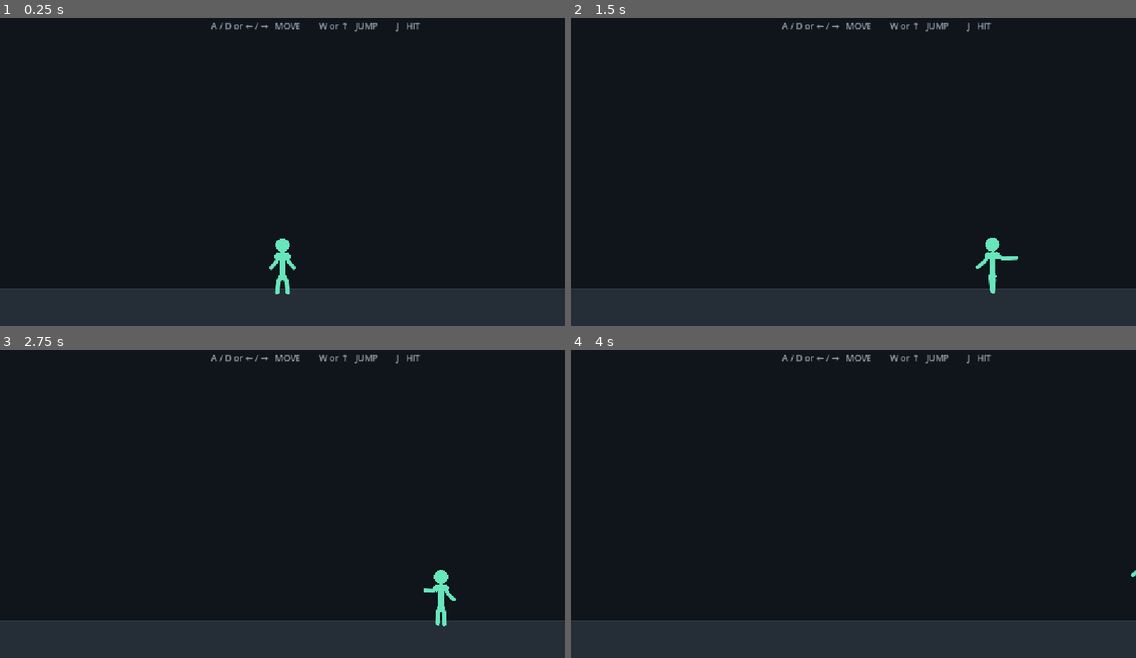
Above: before the commit, frames 1-4 (two rows, left to right).
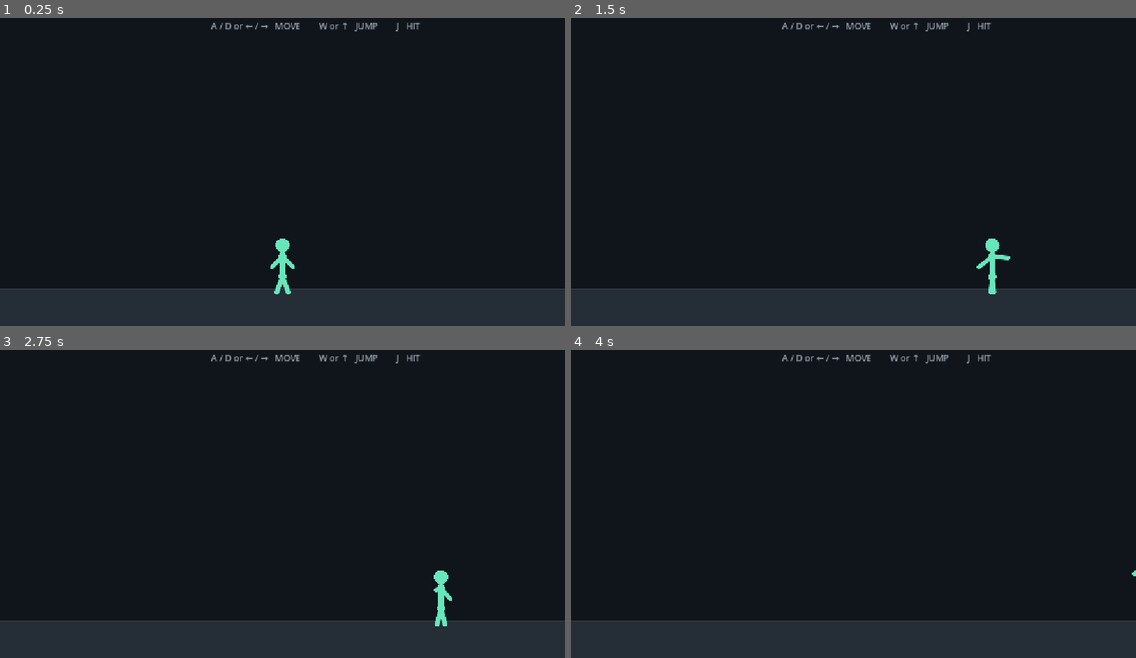
Above: after the commit, the same moments.

Repository: divanburke/ShadowSwap
Game: Godot game, scene res://main.tscn
Same seed, same stepped clock (60 frames per second), same inputs: the game is played once before the commit and once after it.
Inputs:
- Up to frame 1 (0.25 s): no input
- Up to frame 2 (1.5 s): tap Enter at 0.5 s; hold J 0.53-1.28 s; hold D from 0.53 s (still down); tap W at 0.77 s; tap J at 1.35 s
- Up to frame 3 (2.75 s): tap W at 1.52 s; release D at 2.03 s; hold A from 2.03 s (still down); hold J from 2.03 s (still down)
- Up to frame 4 (4 s): release A at 2.78 s; release J at 2.78 s; hold D from 2.78 s (still down); tap J at 2.85 s; tap W at 3.02, 3.77 s; hold J from 3.53 s (still down)

The runs differ from the first frame. In frame 1, 0.1% of the frame differs, in the area x 47-53%, y 76-90%; in frame 2, 0.1%; in frame 3, 0.1%, in the area x 75-81%, y 71-90%; in frame 4, less than 0.1%.

Commit message:
Remove elbow and knee joints from stickman

Diff:
--- a/scripts/fighter.gd
+++ b/scripts/fighter.gd
@@ -176,121 +176,73 @@
 
 
 func get_point(name):
-	# One shared gait value drives the entire body. This is important:
-	# the arms and legs move as one connected human-like walk cycle.
-	var stride = sin(walking_phase) * 11.0 * facing
+	# One straight, continuous pill is used for each arm and each leg.
+	# Both shoulder pivots and both hip pivots stay on the body's centerline.
+	var stride = sin(walking_phase) * 10.0 * facing
 	var opposite_stride = -stride
 
-	# Lift the swinging leg while the planted leg stays low.
-	var left_lift = maxf(stride / 11.0, 0.0) * 6.0
-	var right_lift = maxf(opposite_stride / 11.0, 0.0) * 6.0
-
-	# Knees move less than the feet, producing a natural bent-leg gait.
-	var left_knee = Vector2(
-		-8.0 + stride * 0.48,
-		24.0 - left_lift
-	)
-
-	var right_knee = Vector2(
-		8.0 + opposite_stride * 0.48,
-		24.0 - right_lift
-	)
-
-	var left_foot = Vector2(
-		-11.0 + stride,
-		49.0 - left_lift
-	)
-
-	var right_foot = Vector2(
-		11.0 + opposite_stride,
-		49.0 - right_lift
-	)
-
-	# Human walking uses opposite arm/leg timing.
-	var arm_stride = stride * 0.72
-
-	var left_elbow = Vector2(
-		-13.0 - arm_stride * 0.45,
-		-13.0
-	)
-
-	var right_elbow = Vector2(
-		13.0 + arm_stride * 0.45,
-		-13.0
-	)
-
-	var left_hand = Vector2(
-		-24.0 - arm_stride,
-		-1.0
-	)
-
-	var right_hand = Vector2(
-		24.0 + arm_stride,
-		-1.0
-	)
-
-	# Attack extends only the arm on the side of the last movement direction.
+	var arm_swing = stride * 0.70
+	var opposite_arm_swing = -arm_swing
+
 	var attack_progress = 0.0
 
 	if attack_timer > 0.0:
 		attack_progress = 1.0 - attack_timer / ATTACK_DURATION
 		attack_progress = clampf(attack_progress, 0.0, 1.0)
 
-	# Smooth punch-out and return.
 	var punch = sin(attack_progress * PI)
-
-	if attack_timer > 0.0:
-		if facing > 0.0:
-			right_elbow = Vector2(15.0 + 8.0 * punch, -20.0)
-			right_hand = Vector2(25.0 + 34.0 * punch, -21.0)
-		else:
-			left_elbow = Vector2(-15.0 - 8.0 * punch, -20.0)
-			left_hand = Vector2(-25.0 - 34.0 * punch, -21.0)
-
-	var body_bob = 0.0
-
-	if is_on_floor() and absf(velocity.x) > 18.0:
-		body_bob = -absf(sin(walking_phase)) * 1.4
 
 	match name:
 		"head":
-			return Vector2(0.0, -48.0 + body_bob)
+			return Vector2(0.0, -48.0)
 
 		"shoulder_left":
-			return Vector2(-9.0, -25.0 + body_bob)
+			return Vector2(0.0, -25.0)
 
 		"shoulder_right":
-			return Vector2(9.0, -25.0 + body_bob)
-
-		"elbow_left":
-			return left_elbow + Vector2(0.0, body_bob)
-
-		"elbow_right":
-			return right_elbow + Vector2(0.0, body_bob)
+			return Vector2(0.0, -25.0)
 
 		"hand_left":
-			return left_hand + Vector2(0.0, body_bob)
+			if attack_timer > 0.0 and facing < 0.0:
+				return Vector2(
+					-44.0 * punch,
+					-22.0
+				)
+
+			return Vector2(
+				-22.0 - arm_swing,
+				-3.0
+			)
 
 		"hand_right":
-			return right_hand + Vector2(0.0, body_bob)
+			if attack_timer > 0.0 and facing > 0.0:
+				return Vector2(
+					44.0 * punch,
+					-22.0
+				)
+
+			return Vector2(
+				22.0 + opposite_arm_swing,
+				-3.0
+			)
 
 		"left_hip":
-			return Vector2(0.0, 16.0 + body_bob)
+			return Vector2(0.0, 16.0)
 
 		"right_hip":
-			return Vector2(0.0, 16.0 + body_bob)
-
-		"left_knee":
-			return left_knee + Vector2(0.0, body_bob)
-
-		"right_knee":
-			return right_knee + Vector2(0.0, body_bob)
+			return Vector2(0.0, 16.0)
 
 		"left_foot":
-			return left_foot + Vector2(0.0, body_bob)
+			return Vector2(
+				-12.0 + stride,
+				49.0
+			)
 
 		"right_foot":
-			return right_foot + Vector2(0.0, body_bob)
+			return Vector2(
+				12.0 + opposite_stride,
+				49.0
+			)
 
 	return Vector2.ZERO
 
@@ -301,15 +253,11 @@
 	var head = get_point("head")
 	var shoulder_left = get_point("shoulder_left")
 	var shoulder_right = get_point("shoulder_right")
-	var elbow_left = get_point("elbow_left")
-	var elbow_right = get_point("elbow_right")
 	var hand_left = get_point("hand_left")
 	var hand_right = get_point("hand_right")
 
 	var left_hip = get_point("left_hip")
 	var right_hip = get_point("right_hip")
-	var left_knee = get_point("left_knee")
-	var right_knee = get_point("right_knee")
 	var left_foot = get_point("left_foot")
 	var right_foot = get_point("right_foot")
 
@@ -320,7 +268,7 @@
 		color
 	)
 
-	# Rounded torso.
+	# Rounded solid torso.
 	draw_pill(
 		Vector2(0.0, -30.0),
 		Vector2(0.0, 16.0),
@@ -328,100 +276,58 @@
 		color
 	)
 
-	# Draw the connection points first. Every limb starts exactly underneath
-	# one of these circles, so there are no visible gaps at the joints.
-	draw_circle(
+	# One continuous arm per side.
+	draw_pill(
 		shoulder_left,
-		SHOULDER_JOINT_RADIUS,
-		color
-	)
-
-	draw_circle(
+		hand_left,
+		8.0,
+		color
+	)
+
+	draw_pill(
 		shoulder_right,
-		SHOULDER_JOINT_RADIUS,
-		color
-	)
-
-	draw_circle(
+		hand_right,
+		8.0,
+		color
+	)
+
+	# One continuous leg per side.
+	draw_pill(
 		left_hip,
-		HIP_JOINT_RADIUS,
-		color
-	)
-
-	draw_circle(
+		left_foot,
+		9.0,
+		color
+	)
+
+	draw_pill(
 		right_hip,
-		HIP_JOINT_RADIUS,
-		color
-	)
-
-	# Two-segment arms with a small rounded elbow overlap.
-	draw_pill(
+		right_foot,
+		9.0,
+		color
+	)
+
+	# Rounded centers make the centered pivot points clean and continuous.
+	draw_circle(
 		shoulder_left,
-		elbow_left,
-		7.0,
-		color
-	)
-
-	draw_pill(
-		elbow_left,
-		hand_left,
-		7.0,
-		color
-	)
-
-	draw_pill(
+		8.0,
+		color
+	)
+
+	draw_circle(
 		shoulder_right,
-		elbow_right,
-		7.0,
-		color
-	)
-
-	draw_pill(
-		elbow_right,
-		hand_right,
-		7.0,
-		color
-	)
-
-	# Two-segment legs. The upper-leg starts at the explicit hip joint.
-	draw_pill(
+		8.0,
+		color
+	)
+
+	draw_circle(
 		left_hip,
-		left_knee,
-		8.0,
-		color
-	)
-
-	draw_pill(
-		left_knee,
-		left_foot,
-		8.0,
-		color
-	)
-
-	draw_pill(
+		8.5,
+		color
+	)
+
+	draw_circle(
 		right_hip,
-		right_knee,
-		8.0,
-		color
-	)
-
-	draw_pill(
-		right_knee,
-		right_foot,
-		8.0,
-		color
-	)
-
-	# Cover the elbow seams as well.
-	draw_circle(
-		elbow_left,
-		4.0,
-		color
-	)
-
-	draw_circle(
-		elbow_right,
-		4.0,
+		8.5,
 		color
 	)
 
